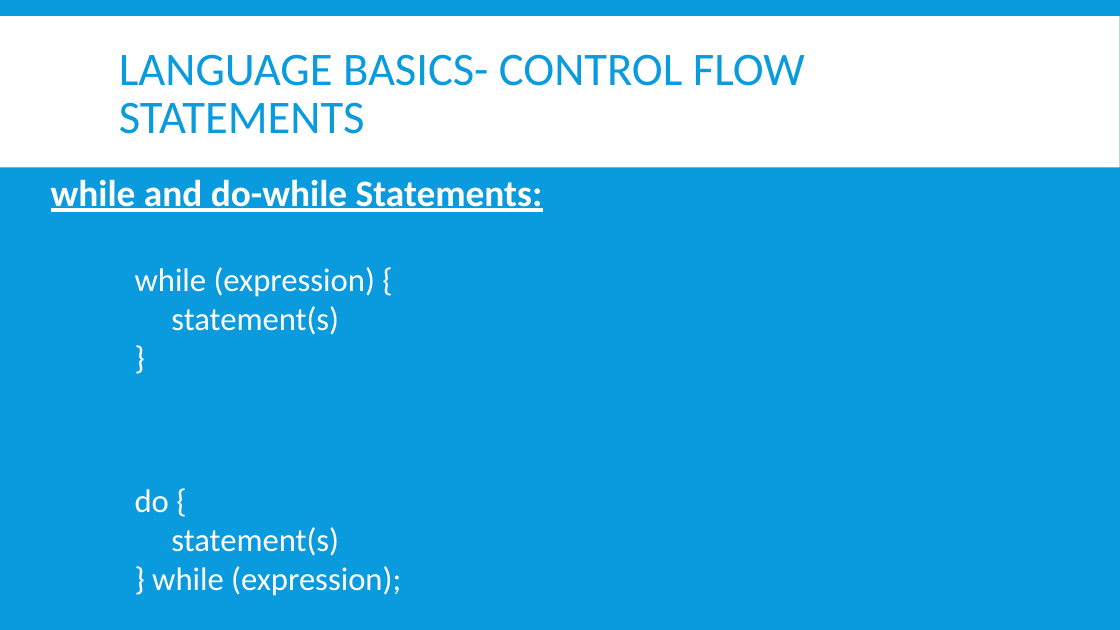
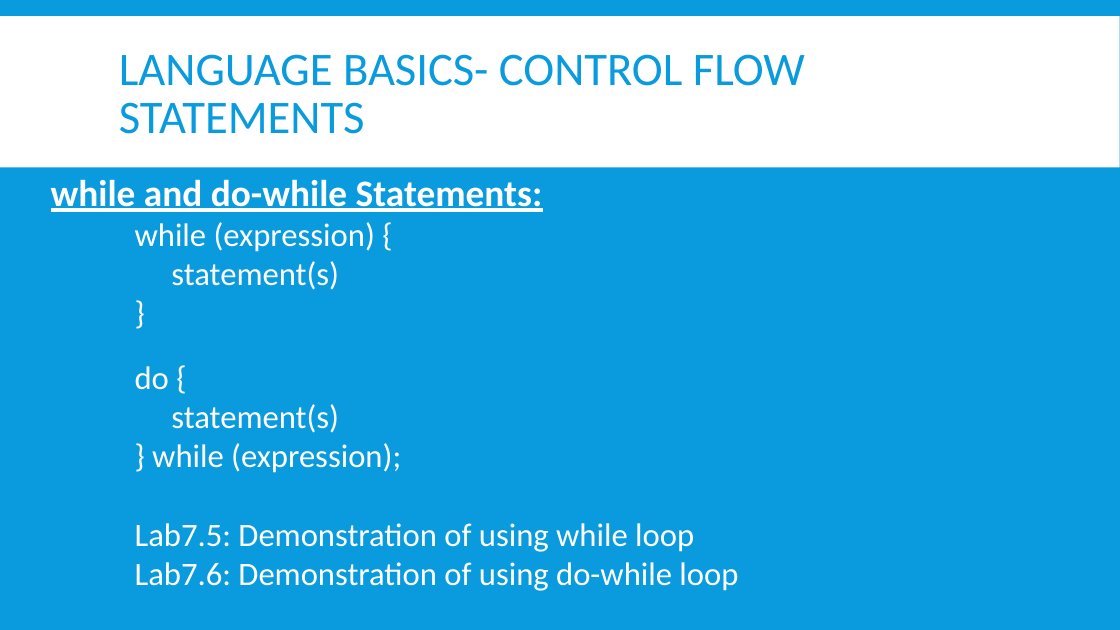
Before and after one commit to nmsgit1234/TechnicalDocs, a slide deck: slide 41 of training/core_java/core_java.pptx (slide 40 before the commit). Drawn at 1120x630 pixels with LibreOffice and Linux fonts; fonts in the diff are those of the drawing. Boxes give left, top, right and bottom in pixels: in the first picture for what was removed or moved away, otherwise in the second. Text is boxed around its words. In the diff, an @@ line names an element or a change of style, - is before the commit and + after.

```diff
--- a/training/core_java/core_java.pptx
+++ b/training/core_java/core_java.pptx
@@ text at (x1=135, y1=523, x2=738, y2=591): paragraphs added @@
+    Lab7.5: Demonstration of using while loop
+    Lab7.6: Demonstration of using do-while loop
```
Also in this commit, not shown: 2 other slides changed, 27 slides added, 18 other files.
